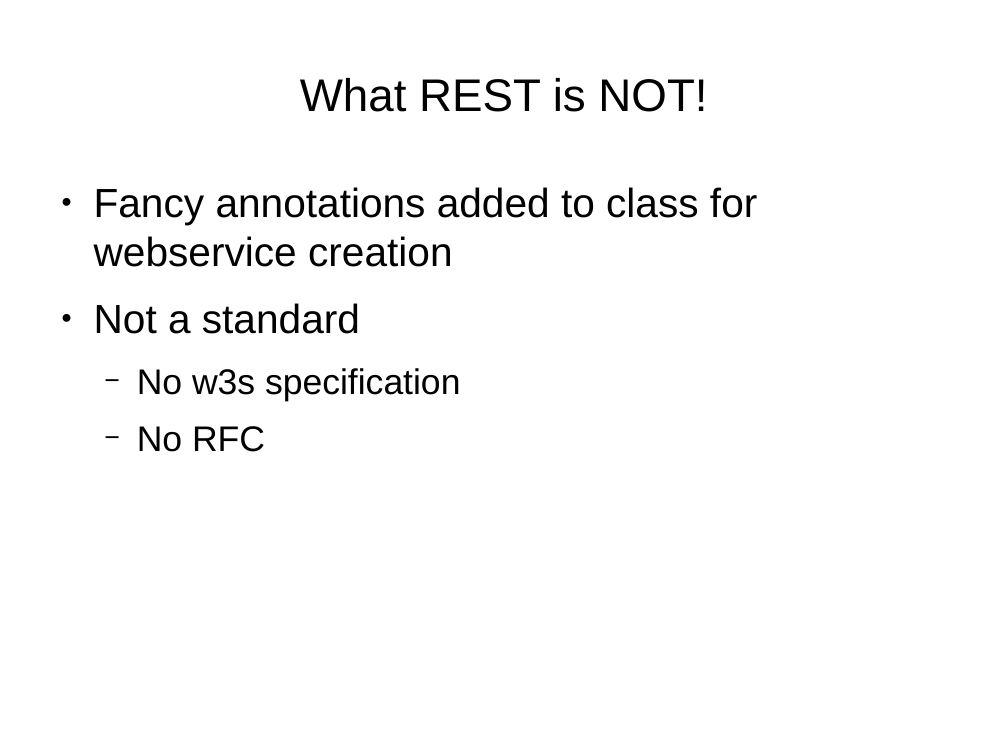
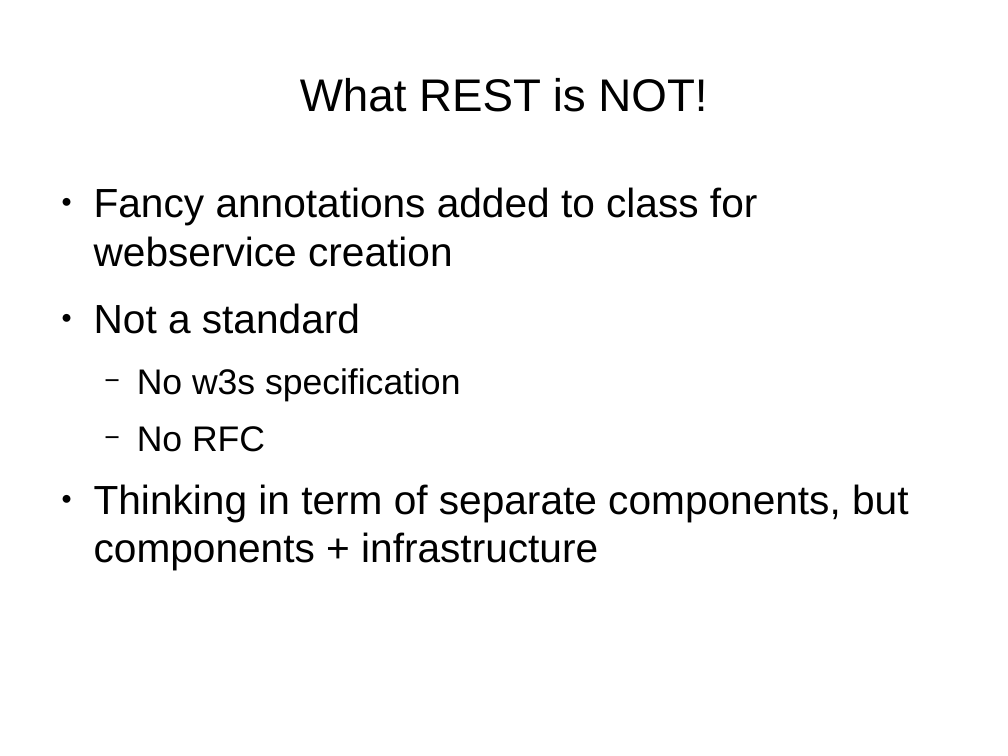
Before and after one commit to netzu/rest-presentation, a slide deck: slide 2 of RestfulFundaments.odp. Drawn at 1008x756 pixels with LibreOffice and Linux fonts; fonts in the diff are those of the drawing. Boxes give left, top, right and bottom in pixels: in the first picture for what was removed or moved away, otherwise in the second. Text is boxed around its words. In the diff, an @@ line names an element or a change of style, - is before the commit and + after.

```diff
--- a/RestfulFundaments.odp
+++ b/RestfulFundaments.odp
@@ text at [94,484,908,570]: paragraph added @@
+● Thinking in term of separate components, but components + infrastructure
```
Also in this commit, not shown: 7 other slides changed, 9 slides added, 1 slide removed, 2 other files.
